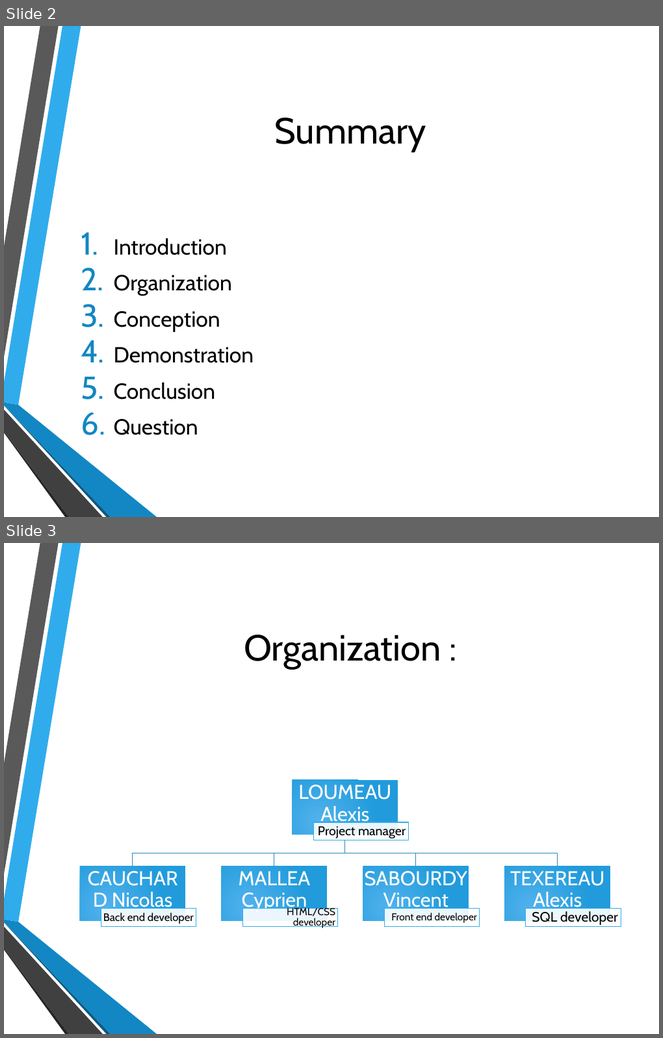
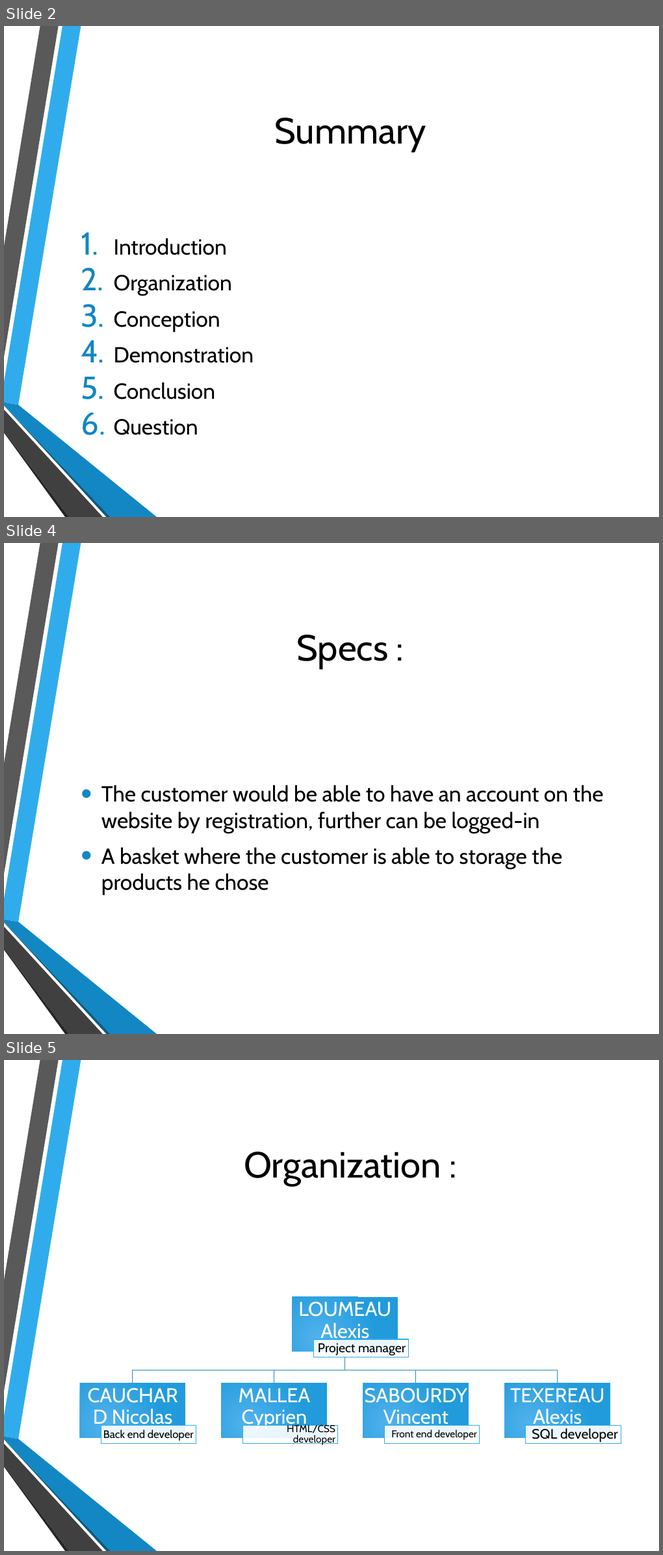
Before and after one commit to Alex4064/ProjetWeb, a slide deck: Documentation/Presentation project.pptx. Shown one above the other, each under a label of ours: slides 2 and 3 before the commit, slides 2, 4 and 5 after it; the slides between them are not shown. The pictures are 663x1038 and 663x1555 pixels, drawn with LibreOffice and Linux fonts; fonts in the diff are those of the drawing; background and template pictures are left out. Boxes give left, top, right and bottom in pixels: in the first picture for what was removed or moved away, otherwise in the second. Text is boxed around its words. In the diff, an @@ line names an element or a change of style, - is before the commit and + after.

```diff
--- a/Documentation/Presentation project.pptx
+++ b/Documentation/Presentation project.pptx
@@ slide 4 added at (4,543,659,1034), background picture (left out); not listed: 6 template elements that a slide beside it also shows @@
@@ title added at (297,635,389,669), 40 pt, text #000000 @@
+Specs :
@@ text added at (102,785,604,895), 24 pt, text #000000 @@
+• The customer would be able to have an account on the website by registration, further can be logged-in
+• A basket where the customer is able to storage the products he chose
@@ what was slide 3 is now slide 5 @@
```
Also in this commit, not shown: 1 slide changed, 7 other slides added, 39 other files.
